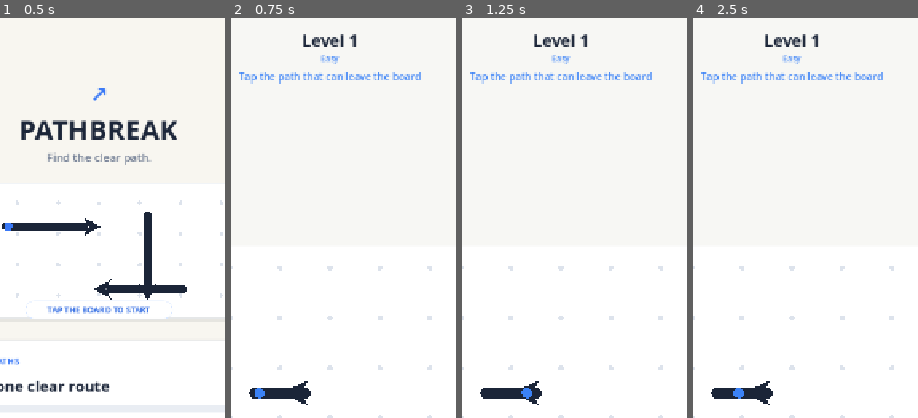
Above: before the commit, frames 1-4 (left to right).
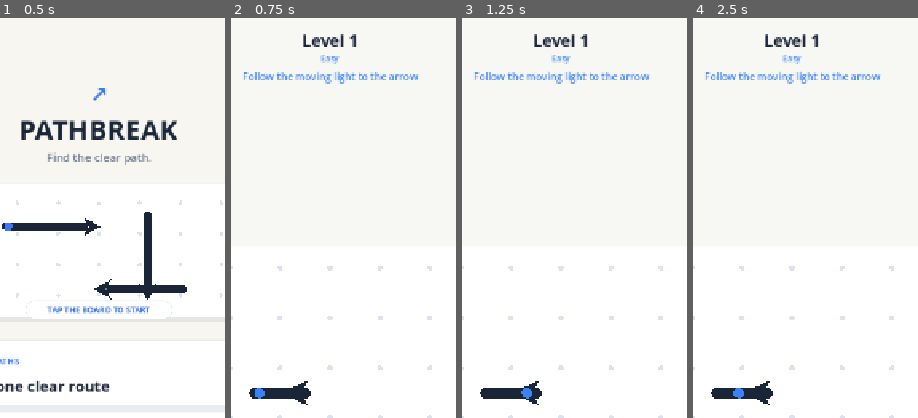
Above: after the commit, the same moments.

Repository: arvindgaikwad/Pathbreak
Game: Godot game, scene res://scenes/MainMenu.tscn
The game is run twice, just before and just after one commit, with the same random seed, the same clock (stepped at 60 frames per second) and the same inputs.
Inputs:
- Up to frame 1 (0.5 s): no input
- Up to frame 2 (0.75 s): click "Start Level 1" at 0.5 s
- Up to frame 3 (1.25 s): no input
- Up to frame 4 (2.5 s): click "←" at 1.25 s; click "Start Level 1" at 2 s
The pictures show only the part of the screen within x 28-78%, y 0-50%; the shares and areas given below are measured in that part.

Frame 1 is identical in both runs. In frame 2, 1.1% of the frame differs, in the area x 3-85%, y 13-17%; in frame 3, 1.1%; in frame 4, 1.1%.

Commit message:
Auto-clear the final obvious path

Diff:
--- a/scripts/gameplay/level_manager.gd
+++ b/scripts/gameplay/level_manager.gd
@@ -154,7 +154,7 @@
 	var tutorial_active := current_level_idx == 0 and not SaveManager.tutorial_completed
 	board.update_assist_pulses(tutorial_active)
 	if tutorial_active:
-		hud.show_message("Tap the path that can leave the board", true)
+		hud.show_message("Follow the moving light to the arrow", true)
 	_update_layout()
 
 func _on_piece_tapped(piece: PuzzlePiece) -> void:
@@ -169,17 +169,20 @@
 		piece.animate_successful_escape()
 		remaining_pieces -= 1
 
-		if current_level_idx == 0 and remaining_pieces == 1:
-			hud.show_message("Great! Now clear the last path", true)
+		if remaining_pieces == 1:
+			_lock_gameplay()
+			get_tree().create_timer(0.32).timeout.connect(_auto_clear_final_piece)
+			return
+
+		if remaining_pieces <= 0:
+			_lock_gameplay()
+			get_tree().create_timer(0.28).timeout.connect(_on_level_completed)
+			return
 
 		get_tree().create_timer(0.35).timeout.connect(func() -> void:
 			if not input_locked:
 				board.update_assist_pulses(current_level_idx == 0 and not SaveManager.tutorial_completed)
 		)
-
-		if remaining_pieces <= 0:
-			_lock_gameplay()
-			get_tree().create_timer(0.28).timeout.connect(_on_level_completed)
 	else:
 		AudioManager.play_blocked_sound()
 		SettingsManager.play_haptic(&"error")
@@ -197,6 +200,40 @@
 			_lock_gameplay()
 			get_tree().create_timer(0.35).timeout.connect(_show_fail_screen)
 
+func _auto_clear_final_piece() -> void:
+	if remaining_pieces != 1:
+		return
+
+	var final_piece: PuzzlePiece = board.get_only_remaining_piece()
+	if final_piece == null:
+		push_warning("Expected one remaining path, but the board state was inconsistent.")
+		input_locked = false
+		board.set_input_enabled(true)
+		hud.set_controls_enabled(true)
+		return
+
+	if not board.can_piece_escape(final_piece):
+		push_warning("The final remaining path could not escape.")
+		hud.show_message("The final path is still blocked")
+		input_locked = false
+		board.set_input_enabled(true)
+		hud.set_controls_enabled(true)
+		return
+
+	hud.show_message("Last path clears itself", true)
+	final_piece.play_final_clear_preview()
+	var preview_duration := 0.12 if SettingsManager.reduce_motion else 0.44
+	get_tree().create_timer(preview_duration).timeout.connect(func() -> void:
+		if not is_instance_valid(final_piece) or final_piece.is_removed:
+			return
+		AudioManager.play_move_sound()
+		SettingsManager.play_haptic(&"light")
+		board.remove_piece_occupancy(final_piece)
+		final_piece.animate_successful_escape()
+		remaining_pieces = 0
+		get_tree().create_timer(0.30).timeout.connect(_on_level_completed)
+	)
+
 func _show_fail_screen() -> void:
 	var fail_screen = FailScreenScene.instantiate()
 	add_child(fail_screen)
@@ -288,7 +325,7 @@
 		)
 
 	candidate.play_hint_pulse()
-	hud.show_message("Tap the blue path", true)
+	hud.show_message("Follow the blue light to the arrow", true)
 	SettingsManager.play_haptic(&"light")
 
 func _open_hint_refill_popup() -> void:
